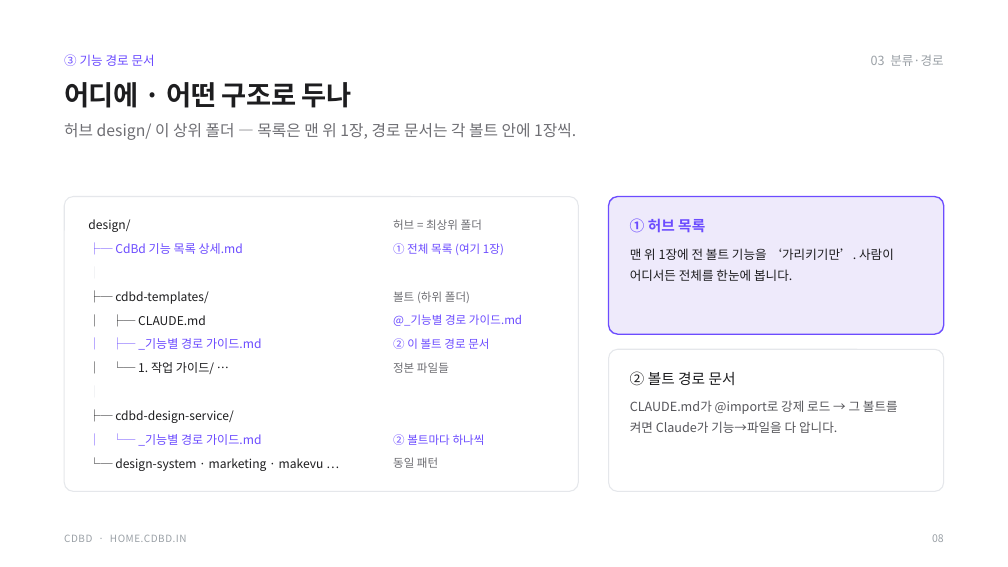
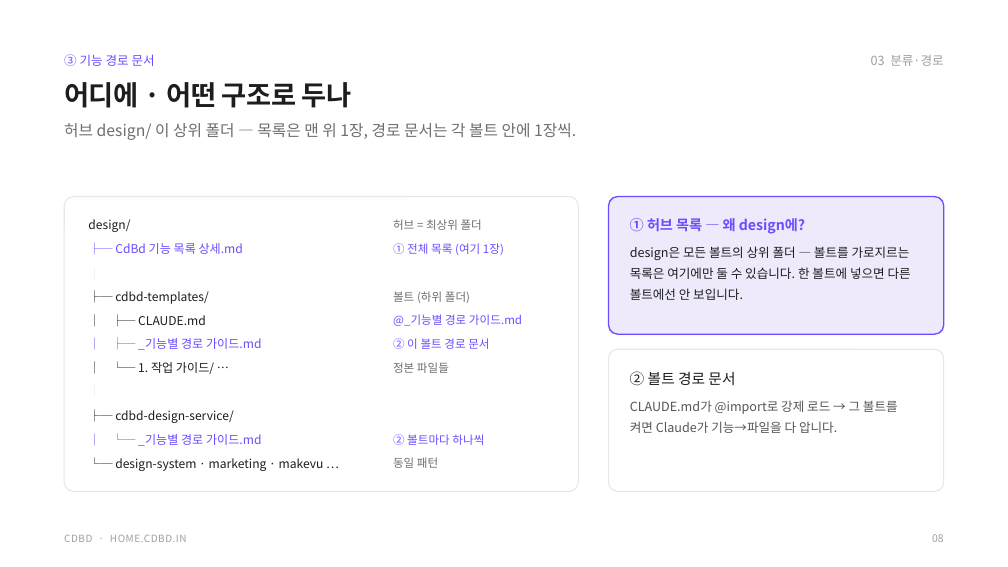
Before and after one commit to CdBd-in/design, a slide deck: slide 9 of CdBd 기능 문서 구조 설계.pptx. Drawn at 1008x567 pixels with LibreOffice and Linux fonts; fonts in the diff are those of the drawing. Boxes give left, top, right and bottom in pixels: in the first picture for what was removed or moved away, otherwise in the second. Text is boxed around its words. In the diff, an @@ line names an element or a change of style, - is before the commit and + after.

```diff
--- a/CdBd 기능 문서 구조 설계.pptx
+++ b/CdBd 기능 문서 구조 설계.pptx
@@ text at box(630, 218, 805, 234): text changed; size 14 to 13.5 pt @@
-① 허브 목록
+① 허브 목록 — 왜 design에?
@@ text at box(630, 246, 911, 300): text changed @@
-맨 위 1장에 전 볼트 기능을 ‘가리키기만’. 사람이 어디서든 전체를 한눈에 봅니다.
+design은 모든 볼트의 상위 폴더 — 볼트를 가로지르는 목록은 여기에만 둘 수 있습니다. 한 볼트에 넣으면 다른 볼트에선 안 보입니다.
```
Also in this commit, not shown: 2 other slides changed.
